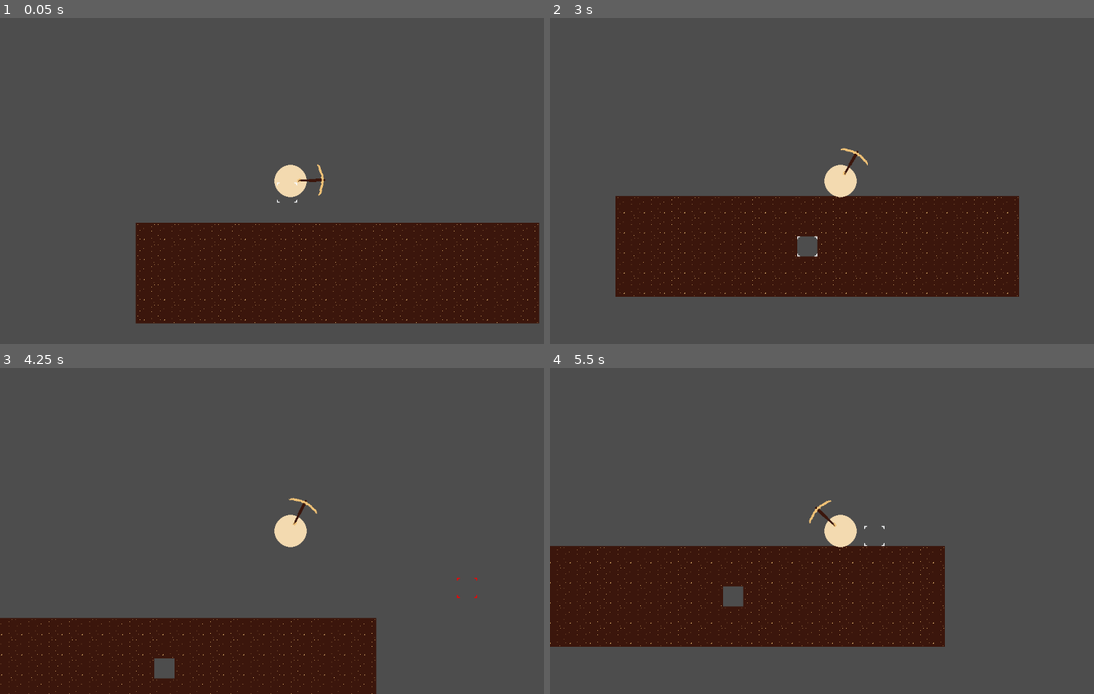
Above: before the commit, frames 1-4 (two rows, left to right).
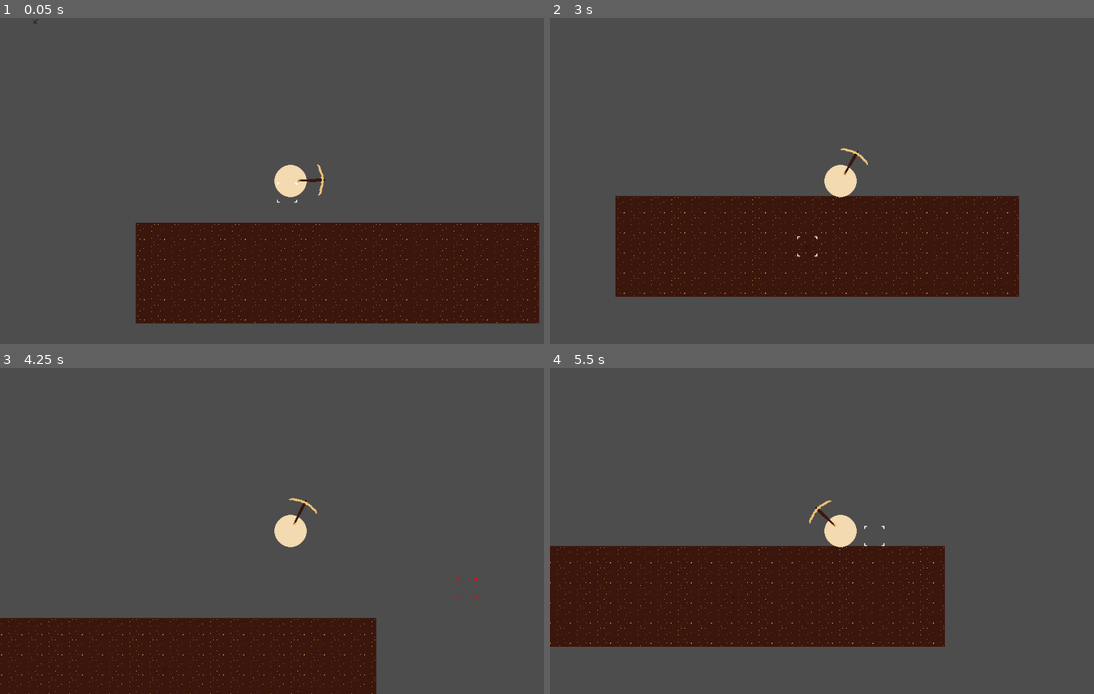
Above: after the commit, the same moments.

Repository: mathew-tran/Excavation
Game: Godot game, scene res://Scenes/Main.tscn
Same seed, same stepped clock (60 frames per second), same inputs: the game is played once before the commit and once after it.
Inputs (mouse positions are in pixels of both pictures, inside the frame that each line leads up to):
- Up to frame 1 (0.05 s): no input
- Up to frame 2 (3 s): tap Enter at 0.5 s; move the mouse to (968, 164) at 0.52 s; press the mouse at (968, 164) at 0.53 s; hold D (Right) 0.53-2.03 s; tap Space (Jump) at 0.77, 1.52 s; move the mouse to (724, 197) at 1.27 s; release the mouse at (724, 197) at 1.28 s; click (724, 197) at 1.35 s; move the mouse to (898, 109) at 2.02 s; press the mouse at (898, 109) at 2.03 s; hold A (Left) 2.03-2.78 s; move the mouse to (811, 246) at 2.77 s; release the mouse at (811, 246) at 2.78 s; hold D (Right) from 2.78 s (still down); click (811, 246) at 2.85 s
- Up to frame 3 (4.25 s): keep holding D (Right); tap Space (Jump) at 3.02, 3.77 s; move the mouse to (462, 579) at 3.52 s; press the mouse at (462, 579) at 3.53 s
- Up to frame 4 (5.5 s): move the mouse to (664, 482) at 4.27 s; release D (Right) at 4.28 s; release the mouse at (664, 482) at 4.28 s; hold A (Left) 4.28-5.03 s; click (664, 482) at 4.35 s; tap Space (Jump) at 4.52 s; move the mouse to (870, 531) at 5.02 s; press the mouse at (870, 531) at 5.03 s; hold D (Right) from 5.03 s (still down)

The runs differ from the first frame. In frame 1, less than 0.1% of the frame differs, in the area x 6-7%, y 0-2%; in frame 2, 0.2%; in frame 3, 0.2%, in the area x 28-33%, y 89-96%; in frame 4, 0.2%.

Commit message:
add health on blocks

Diff:
--- a/Prefabs/Crosshair.tscn
+++ b/Prefabs/Crosshair.tscn
@@ -3,7 +3,7 @@
 [ext_resource type="Texture2D" uid="uid://d3yinsfh5u27s" path="res://Art/UI/Crosshair.png" id="1_f0xtn"]
 [ext_resource type="Script" uid="uid://dnad251fwllpc" path="res://Scripts/Crosshair.gd" id="2_r4q7j"]
 
-[node name="Crosshair" type="Sprite2D" unique_id=874569324]
+[node name="Crosshair" type="Sprite2D" unique_id=874569324 groups=["Crosshair"]]
 texture = ExtResource("1_f0xtn")
 centered = false
 script = ExtResource("2_r4q7j")
--- /dev/null
+++ b/Prefabs/GroundHealth.tscn
@@ -0,0 +1,44 @@
+[gd_scene format=3 uid="uid://cr2pcq2wlg6dq"]
+
+[ext_resource type="Texture2D" uid="uid://d0hfwuejb8gi" path="res://Art/Ground/BreakingSprite.png" id="1_kh28b"]
+[ext_resource type="Script" uid="uid://bh5u5sacvpok4" path="res://Scripts/GroundHealth.gd" id="2_4c4ow"]
+
+[sub_resource type="AtlasTexture" id="AtlasTexture_rgh2o"]
+atlas = ExtResource("1_kh28b")
+region = Rect2(0, 0, 40, 40)
+
+[sub_resource type="AtlasTexture" id="AtlasTexture_pbw6q"]
+atlas = ExtResource("1_kh28b")
+region = Rect2(40, 0, 40, 40)
+
+[sub_resource type="AtlasTexture" id="AtlasTexture_v1gob"]
+atlas = ExtResource("1_kh28b")
+region = Rect2(80, 0, 40, 40)
+
+[sub_resource type="AtlasTexture" id="AtlasTexture_jw32o"]
+atlas = ExtResource("1_kh28b")
+region = Rect2(120, 0, 40, 40)
+
+[sub_resource type="SpriteFrames" id="SpriteFrames_50glp"]
+animations = [{
+"frames": [{
+"duration": 1.0,
+"texture": SubResource("AtlasTexture_rgh2o")
+}, {
+"duration": 1.0,
+"texture": SubResource("AtlasTexture_pbw6q")
+}, {
+"duration": 1.0,
+"texture": SubResource("AtlasTexture_v1gob")
+}, {
+"duration": 1.0,
+"texture": SubResource("AtlasTexture_jw32o")
+}],
+"loop": true,
+"name": &"default",
+"speed": 5.0
+}]
+
+[node name="Health" type="AnimatedSprite2D" unique_id=218940041]
+sprite_frames = SubResource("SpriteFrames_50glp")
+script = ExtResource("2_4c4ow")
--- a/Scenes/Main.tscn
+++ b/Scenes/Main.tscn
@@ -2,6 +2,8 @@
 
 [ext_resource type="PackedScene" uid="uid://cjivb1wt536db" path="res://Prefabs/Player.tscn" id="1_r150o"]
 [ext_resource type="Texture2D" uid="uid://de8gg6jy7ttp8" path="res://Art/Ground/Dirt.png" id="2_idj7w"]
+[ext_resource type="PackedScene" uid="uid://cr2pcq2wlg6dq" path="res://Prefabs/GroundHealth.tscn" id="2_kln2b"]
+[ext_resource type="Script" uid="uid://1oqm8oyvlba3" path="res://Scripts/BlockHealthGroup.gd" id="4_rgh2o"]
 
 [sub_resource type="TileSetAtlasSource" id="TileSetAtlasSource_kln2b"]
 texture = ExtResource("2_idj7w")
@@ -11,10 +13,13 @@
 0:1/0 = 0
 0:0/0 = 0
 0:0/0/physics_layer_0/polygon_0/points = PackedVector2Array(-20, -20, 20, -20, 20, 20, -20, 20)
+0:0/0/custom_data_0 = 2
 
 [sub_resource type="TileSet" id="TileSet_rgh2o"]
 tile_size = Vector2i(40, 40)
 physics_layer_0/collision_layer = 1
+custom_data_layer_0/name = "Health"
+custom_data_layer_0/type = 2
 sources/0 = SubResource("TileSetAtlasSource_kln2b")
 
 [node name="Node2D" type="Node2D" unique_id=597554564]
@@ -23,5 +28,10 @@
 tile_map_data = PackedByteArray("AAAKAAoAAAAAAAAAAAAKAAsAAAAAAAAAAAALAAsAAAAAAAAAAAAMAAsAAAAAAAAAAAANAAsAAAAAAAAAAAAOAA …(1520 unchanged characters)…
 tile_set = SubResource("TileSet_rgh2o")
 
+[node name="Health" parent="." unique_id=218940041 instance=ExtResource("2_kln2b")]
+
 [node name="Player2" parent="." unique_id=627750597 instance=ExtResource("1_r150o")]
 position = Vector2(507, 314)
+
+[node name="BlockHealth" type="Node2D" parent="." unique_id=1232005793 groups=["BlockHealthGroup"]]
+script = ExtResource("4_rgh2o")
--- a/Scripts/Autoload/Finder.gd
+++ b/Scripts/Autoload/Finder.gd
@@ -5,3 +5,9 @@
 
 func GetPlayer() -> Player:
 	return get_tree().get_nodes_in_group("Player")[0]
+
+func GetCrosshair() -> CrossHair:
+	return get_tree().get_nodes_in_group("Crosshair")[0]
+
+func GetBlockHealthGroup() -> BlockHealthGroup:
+	return get_tree().get_nodes_in_group("BlockHealthGroup")[0]
--- /dev/null
+++ b/Scripts/BlockHealthGroup.gd
@@ -0,0 +1,35 @@
+extends Node2D
+
+class_name BlockHealthGroup
+@onready var BlockHealthClass = preload("res://Prefabs/GroundHealth.tscn")
+
+var MiningLayerRef
+func _ready() -> void:
+	MiningLayerRef = Finder.GetMiningLayer()
+func GetTileCell(pos):
+
+	var tile = GetTileCoords(pos)
+	var tileData = MiningLayerRef.get_cell_tile_data(tile)
+	if tileData:
+		return tileData
+	return null
+
+func GetTileCoords(pos):
+	var tile = MiningLayerRef.local_to_map(MiningLayerRef.to_local(pos))
+	return tile
+
+func AttemptToMinePosition(pos, damage):
+	var tileHit = GetTileCell(pos)
+	if tileHit == null:
+		return
+	var tileCoords = GetTileCoords(pos)
+	for child in get_children():
+		var instance = child as GroundHealth
+		if instance.AssociatedTile == tileCoords:
+			instance.Hit(damage)
+			return
+	var instance = BlockHealthClass.instantiate()
+	instance.AssociatedTile = tileCoords
+	instance.global_position = pos + Vector2(20,20)
+	add_child(instance)
+	instance.Hit(damage)
--- a/Scripts/Crosshair.gd
+++ b/Scripts/Crosshair.gd
@@ -1,4 +1,6 @@
 extends Sprite2D
+
+class_name CrossHair
 
 var PlayerRef : Player
 
@@ -15,3 +17,9 @@
 	else:
 		modulate = Color.WHITE
 	global_position = newPosition
+
+func AttemptToBreak():
+	var hitPosition = global_position
+	if hitPosition.distance_to(Finder.GetPlayer().global_position) > Finder.GetPlayer().EffectivenessRange:
+		return
+	Finder.GetBlockHealthGroup().AttemptToMinePosition(hitPosition, 1)
--- /dev/null
+++ b/Scripts/GroundHealth.gd
@@ -0,0 +1,29 @@
+extends AnimatedSprite2D
+
+class_name GroundHealth
+
+var AssociatedTile : Vector2i
+var HealthLeft = 5
+var StartingHealth = 5
+
+func _ready() -> void:
+	HealthLeft = StartingHealth
+	SetFrame()
+
+func Hit(amount):
+	HealthLeft -= amount
+	SetFrame()
+	if HealthLeft <= 0:
+		# Destroy block
+		Finder.GetMiningLayer().set_cell(AssociatedTile, -1)
+		queue_free()
+
+func GetHealthPercent():
+	return float(HealthLeft) / float(StartingHealth)
+
+func SetFrame():
+	var healthRate = GetHealthPercent()
+	var maxFrames = 4
+	var newFrame = lerp(0, maxFrames, 1 - healthRate)
+
+	frame = int(newFrame)
--- a/Scripts/Hand.gd
+++ b/Scripts/Hand.gd
@@ -7,13 +7,4 @@
 		$AnimationPlayer.play("swing")
 
 func AttemptHit():
-	var hitPosition = get_global_mouse_position()
-	if hitPosition.distance_to(Finder.GetPlayer().global_position) > Finder.GetPlayer().EffectivenessRange:
-		return
-	var miningLayer = Finder.GetMiningLayer()
-	var tile = miningLayer.local_to_map(miningLayer.to_local(hitPosition))
-	print(tile)
-	var tileData = miningLayer.get_cell_tile_data(tile)
-	print(tileData)
-	if tileData:
-		miningLayer.set_cell(tile, -1)
+	Finder.GetCrosshair().AttemptToBreak()
Binary file added: Art/Ground/BreakingSprite.png
Not shown, added: Art/Ground/BreakingSprite.png.import
Not shown, added: Scripts/BlockHealthGroup.gd.uid
Not shown, added: Scripts/GroundHealth.gd.uid
